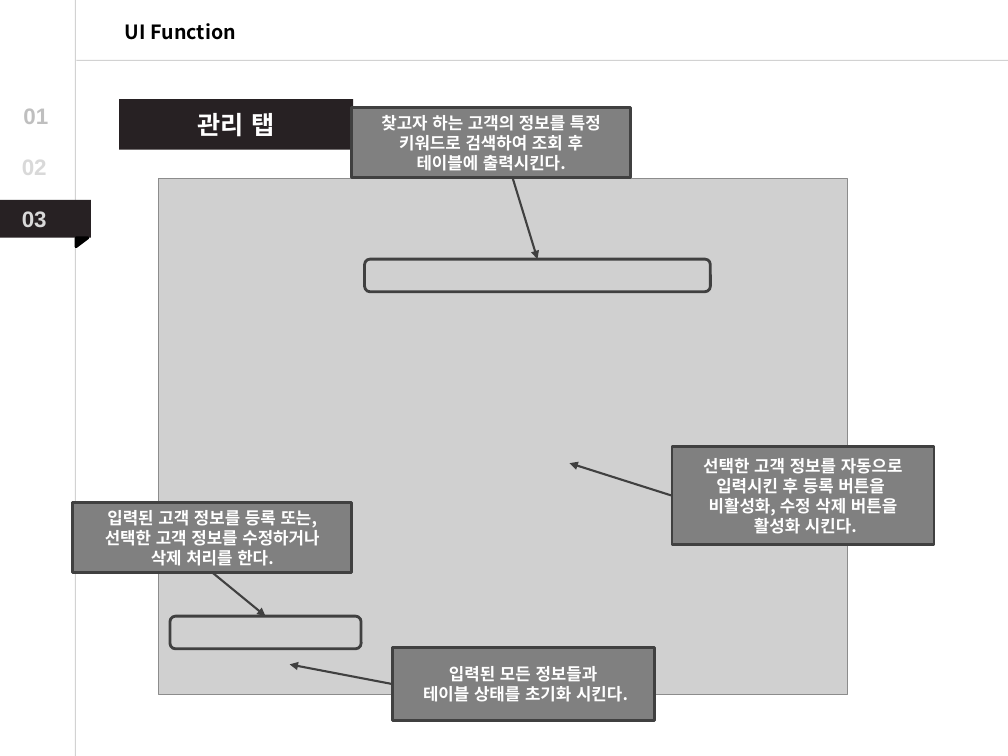
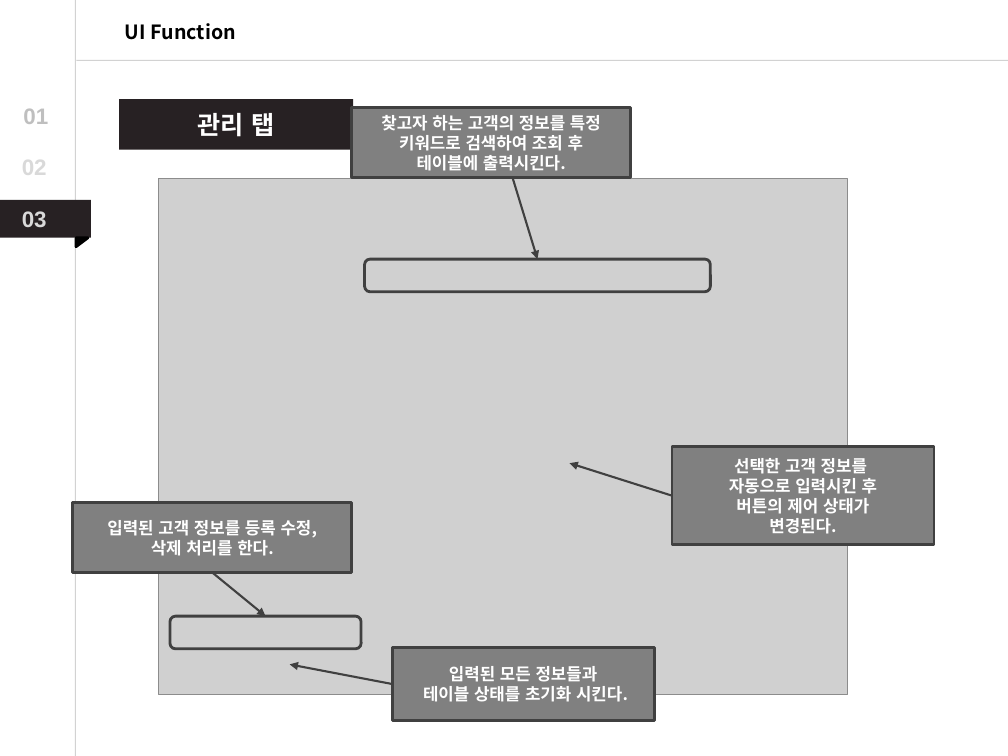
Before and after one commit to Dong-Jun-Shin/COMP_project, a slide deck: slide 35 of ReadMe/COMP_Project_ppt.pptx. Drawn at 1008x756 pixels with LibreOffice and Linux fonts; fonts in the diff are those of the drawing; grey boxes stand for pictures. Boxes give left, top, right and bottom in pixels: in the first picture for what was removed or moved away, otherwise in the second. Text is boxed around its words. In the diff, an @@ line names an element or a change of style, - is before the commit and + after.

Commit message:
19/11/28
PPT 수정 및 파일 정리

```diff
--- a/ReadMe/COMP_Project_ppt.pptx
+++ b/ReadMe/COMP_Project_ppt.pptx
@@ text in rectangle at [729,458,877,534]: text changed @@
-선택한 고객 정보를 자동으로
-입력시킨 후 등록 버튼을
-비활성화, 수정 삭제 버튼을
-활성화 시킨다.
+선택한 고객 정보를
+자동으로 입력시킨 후
+버튼의 제어 상태가
+변경된다.
@@ text in rectangle at [107,520,318,537]: text changed @@
-입력된 고객 정보를 등록 또는,
-선택한 고객 정보를 수정하거나
+입력된 고객 정보를 등록 수정,
```
Also in this commit, not shown: 8 other slides changed, 1 slide added, 3 other files.
